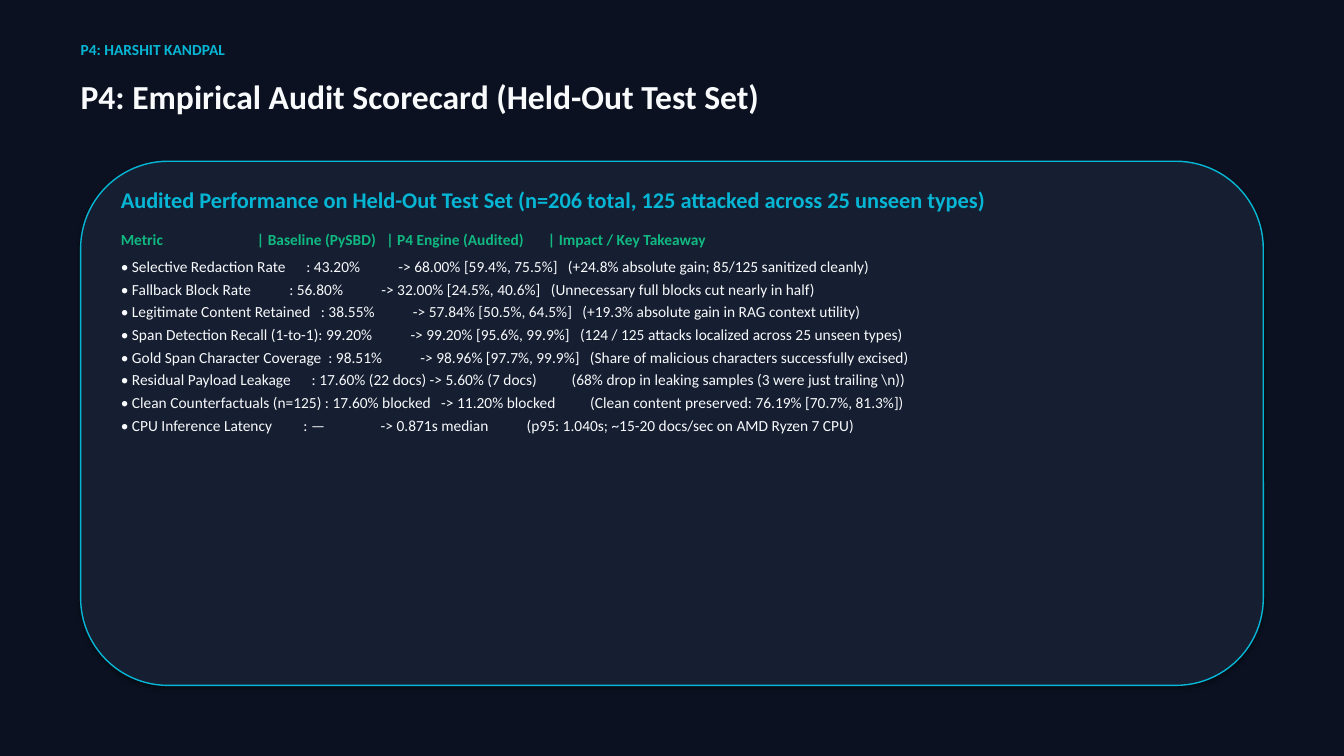
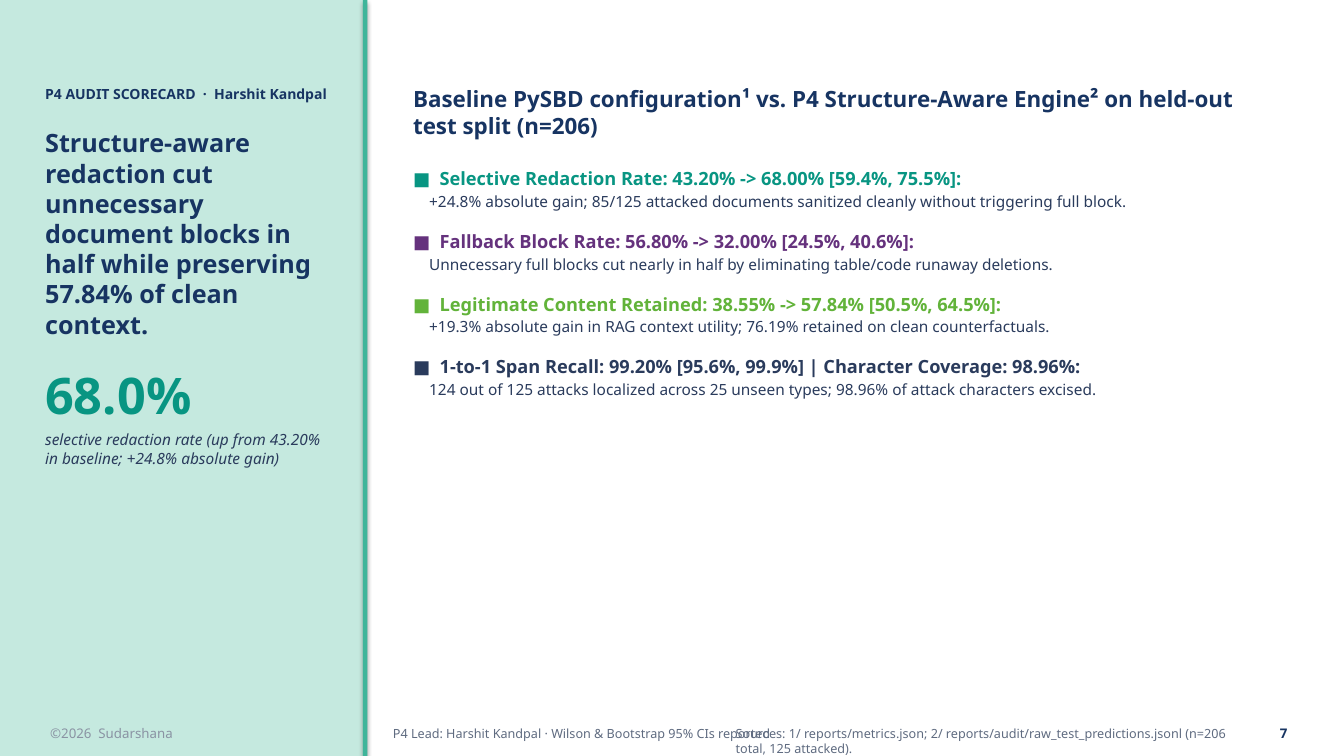
Before and after one commit to HarK-github/Sudarshana, a slide deck: slide 7 of reports/Sudarshana_Project_Presentation.pptx. Drawn at 1344x756 pixels with LibreOffice and Linux fonts; fonts in the diff are those of the drawing. Boxes give left, top, right and bottom in pixels: in the first picture for what was removed or moved away, otherwise in the second. Text is boxed around its words. In the diff, an @@ line names an element or a change of style, - is before the commit and + after.

```diff
--- a/reports/Sudarshana_Project_Presentation.pptx
+++ b/reports/Sudarshana_Project_Presentation.pptx
@@ background #0B1120 to #FFFFFF @@
@@ rectangle added at <box>0,0,363,756</box>, fill #C5E9DF @@
@@ rectangle added at <box>363,0,367,756</box>, fill #3FB59A @@
@@ text removed at <box>81,45,225,55</box> @@
-P4: HARSHIT KANDPAL
@@ text added at <box>45,88,327,468</box>, 18 pt, text #173462, bold @@
+P4 AUDIT SCORECARD · Harshit Kandpal
+Structure-aware redaction cut unnecessary document blocks in half while preserving 57.84% of clean context.
+68.0%
+selective redaction rate (up from 43.20% in baseline; +24.8% absolute gain)
@@ text removed at <box>81,84,759,115</box> @@
-P4: Empirical Audit Scorecard (Held-Out Test Set)
@@ text at <box>413,88,1233,399</box>: text changed; font Calibri to Noto Sans; text colour #F8FAFC to #2A3B5C @@
-Audited Performance on Held-Out Test Set (n=206 total, 125 attacked across 25 unseen types)
-Metric | Baseline (PySBD) | P4 Engine (Audited) | Impact / Key Takeaway
-• Selective Redaction Rate : 43.20% -> 68.00% [59.4%, 75.5%] (+24.8% absolute gain; 85/125 sanitized cleanly)
-• Fallback Block Rate : 56.80% -> 32.00% [24.5%, 40.6%] (Unnecessary full blocks cut nearly in half)
-• Legitimate Content Retained : 38.55% -> 57.84% [50.5%, 64.5%] (+19.3% absolute gain in RAG context utility)
-• Span Detection Recall (1-to-1): 99.20% -> 99.20% [95.6%, 99.9%] (124 / 125 attacks localized across 25 unseen types)
-• Gold Span Character Coverage : 98.51% -> 98.96% [97.7%, 99.9%] (Share of malicious characters successfully excised)
-• Residual Payload Leakage : 17.60% (22 docs) -> 5.60% (7 docs) (68% drop in leaking samples (3 were just trailing \n))
-• Clean Counterfactuals (n=125) : 17.60% blocked -> 11.20% blocked (Clean content preserved: 76.19% [70.7%, 81.3%])
-• CPU Inference Latency : — -> 0.871s median (p95: 1.040s; ~15-20 docs/sec on AMD Ryzen 7 CPU)
+Baseline PySBD configuration¹ vs. P4 Structure-Aware Engine² on held-out test split (n=206)
+■ Selective Redaction Rate: 43.20% -> 68.00% [59.4%, 75.5%]:
++24.8% absolute gain; 85/125 attacked documents sanitized cleanly without triggering full block.
+■ Fallback Block Rate: 56.80% -> 32.00% [24.5%, 40.6%]:
+Unnecessary full blocks cut nearly in half by eliminating table/code runaway deletions.
+■ Legitimate Content Retained: 38.55% -> 57.84% [50.5%, 64.5%]:
++19.3% absolute gain in RAG context utility; 76.19% retained on clean counterfactuals.
+■ 1-to-1 Span Recall: 99.20% [95.6%, 99.9%] | Character Coverage: 98.96%:
+124 out of 125 attacks localized across 25 unseen types; 98.96% of attack characters excised.
@@ rounded rectangle removed at <box>81,161,1263,686</box> @@
@@ text added at <box>50,728,172,738</box>, 9.5 pt, text #8A93A3 @@
+©2026 Sudarshana
@@ text added at <box>393,728,770,741</box>, 9 pt, text #5F6B80 @@
+P4 Lead: Harshit Kandpal · Wilson & Bootstrap 95% CIs reported
@@ text added at <box>736,728,1225,755</box>, 9 pt, text #5F6B80 @@
+Sources: 1/ reports/metrics.json; 2/ reports/audit/raw_test_predictions.jsonl (n=206 total, 125 attacked).
@@ text added at <box>1280,728,1288,738</box>, 9.5 pt, text #173462, bold @@
+7
```
Also in this commit, not shown: 6 other slides changed, 3 slides added, 3 slides removed, 4 other files.
